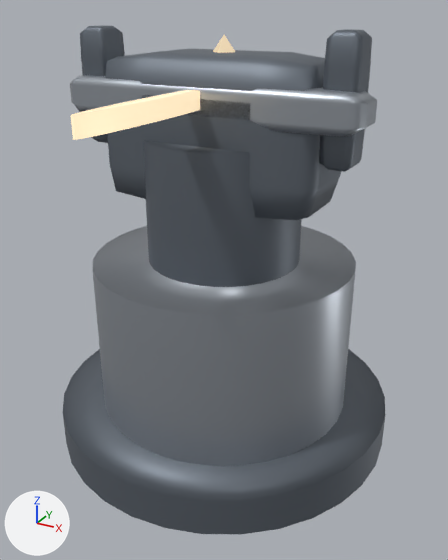
A saved change to the glTF model public/assets/3d/towers/ballista_l1.glb.
Both versions are drawn from a 50 mm camera at (1.45, -2.64, 2.19) aimed at (0.06, -0.11, 0.92). Arrows for +X, +Y and +Z are at lower left; the lights stay in place. The picture after the commit comes second. Where no turn or scale is listed for an object, it has been applied to the vertices.

In view in the first picture: 'armL', 'armR', 'base', 'bolt', 'crossbow', 'footing', 'frame', 'shaft', 'spinCrystal'.
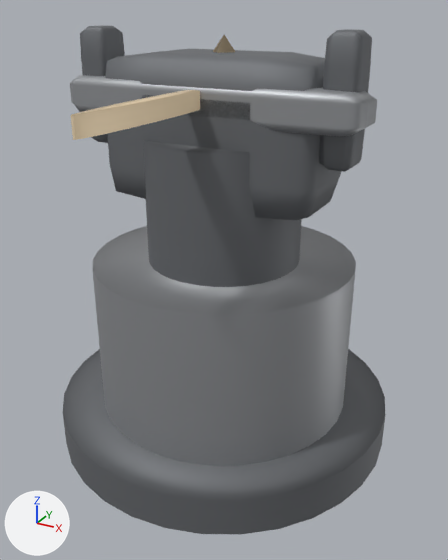
Changed parts and their boxes [x1, y1, x2, y2] in the pictures (448 x 560 px):
'bolt', recoloured (darker): [71, 90, 200, 140] in both
'spinCrystal', recoloured (darker): [213, 35, 235, 53] in both

Edits to the bpy script that builds the scene:
```text
Add mat_steel_l1:
    mat_steel_l1 = principled_material('Steel_L1')
    mat_steel_l1.base_color = (0.369, 0.382, 0.4)  # grey #a4a6aa
    mat_steel_l1.metallic = 0.54
Add mat_obsidian_l1:
    mat_obsidian_l1 = principled_material('Obsidian_L1')
    mat_obsidian_l1.base_color = (0.167, 0.176, 0.189)  # grey #727478
    mat_obsidian_l1.metallic = 0.412
    mat_obsidian_l1.roughness = 0.64
Add mat_arcane_l1:
    mat_arcane_l1 = principled_material('Arcane_L1')
    mat_arcane_l1.base_color = (0.788, 0.631, 0.42)  # beige #e6d0ad
    mat_arcane_l1.metallic = 0.165
    mat_arcane_l1.roughness = 0.37
    mat_arcane_l1.emission_color = (0.118, 0.0947, 0.0629)  # brown #605747
    mat_arcane_l1.emission_strength = 1.0
Change me_box_0:
    where me_box_0.from_pydata(...)  # 98 vertices, 192 faces; spans x -0.5..0.5, y -0.5..0.5, z -0.5..0.5
    remove me_box_0.materials.append(mat_obsidian)  # grey #6a727c
    add me_box_0.materials.append(mat_obsidian_l1)  # grey #727478
Change me_box_1:
    where me_box_1.from_pydata(...)  # 98 vertices, 192 faces; spans x -0.75..0.75, y -0.12..0.12, z -0.09..0.09
    remove me_box_1.materials.append(mat_steel)  # grey #acb2bb
    add me_box_1.materials.append(mat_steel_l1)  # grey #a4a6aa
Change me_cylinder_2:
    where me_cylinder_2.from_pydata(...)  # 68 vertices, 128 faces; spans x -0.04..0.04, y -0.5..0.5, z -0.04..0.04
    remove me_cylinder_2.materials.append(mat_arcane)  # beige #e6d0ad, glowing beige #e6d0ad
    add me_cylinder_2.materials.append(mat_arcane_l1)  # beige #e6d0ad
Change me_octa_2:
    where me_octa_2.from_pydata(...)  # 6 vertices, 8 faces; spans x -0.14..0.14, y -0.14..0.14, z -0.175..0.175
    remove me_octa_2.materials.append(mat_arcane)  # beige #e6d0ad, glowing beige #e6d0ad
    add me_octa_2.materials.append(mat_arcane_l1)  # beige #e6d0ad
Change me_cylinder_0:
    where me_cylinder_0.from_pydata(...)  # 68 vertices, 128 faces; spans x -0.5..0.5, y -0.5..0.5, z -0.5..0.5
    remove me_cylinder_0.materials.append(mat_obsidian)  # grey #6a727c
    add me_cylinder_0.materials.append(mat_obsidian_l1)  # grey #727478
Change me_cylinder_1:
    where me_cylinder_1.from_pydata(...)  # 68 vertices, 128 faces; spans x -0.675..0.675, y -0.675..0.675, z -0.45..0.45
    remove me_cylinder_1.materials.append(mat_steel)  # grey #acb2bb
    add me_cylinder_1.materials.append(mat_steel_l1)  # grey #a4a6aa
```
